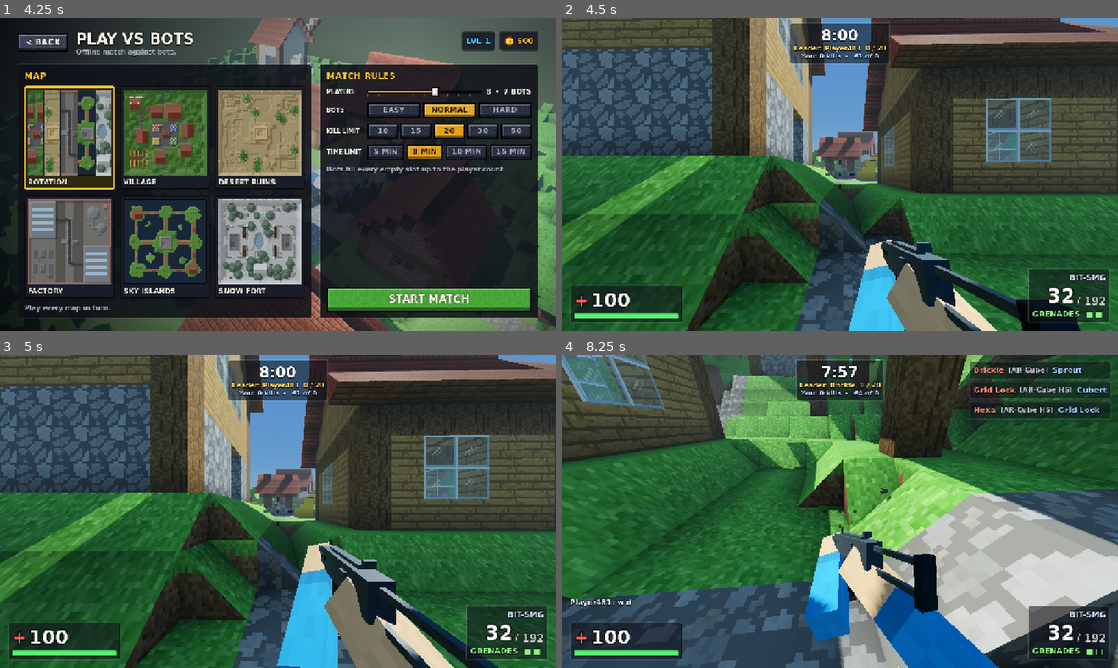
Above: before the commit, frames 1-4 (two rows, left to right).
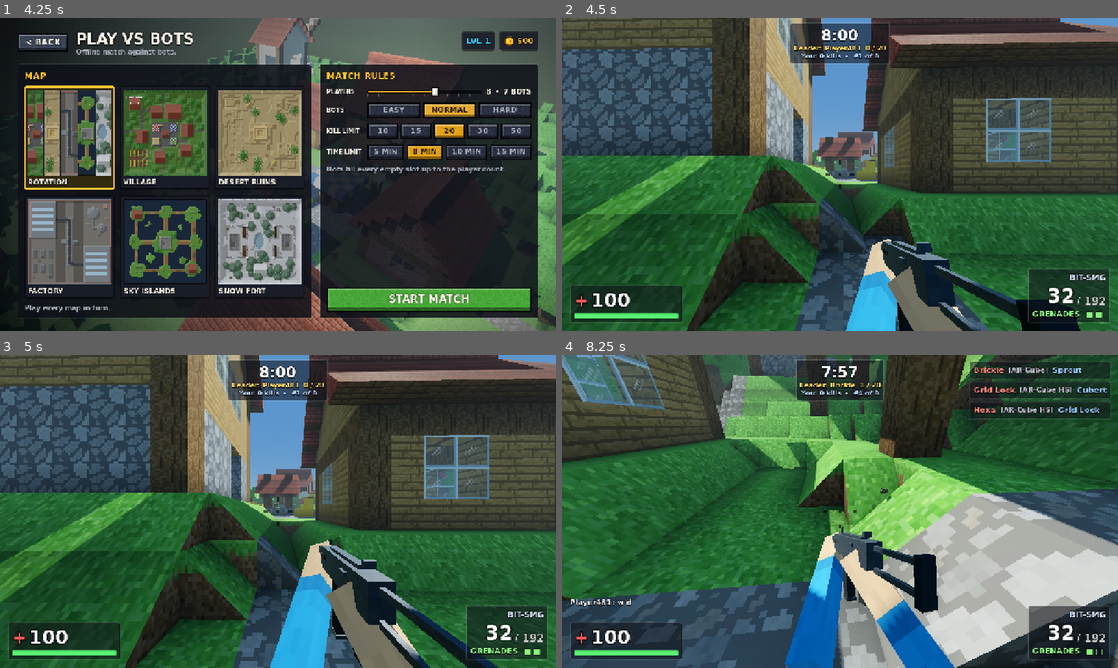
Above: after the commit, the same moments.

Repository: SubToFeralsloth11/timbum
Game: Godot game, scene res://scenes/main_menu.tscn
Two runs of this game, one before a commit and one after it. Both use one fixed random seed, a clock stepped at 60 frames per second and the inputs below.
Inputs (mouse positions are in pixels of both pictures, inside the frame that each line leads up to):
- Up to frame 1 (4.25 s): click "PLAY VS BOTS" at 0.5 s; click "EASY" at 1.25 s; click "EASY" at 2 s; click "NORMAL" at 2.75 s; click "NORMAL" at 3.5 s
- Up to frame 2 (4.5 s): click "START MATCH" at 4.25 s
- Up to frame 3 (5 s): no input
- Up to frame 4 (8.25 s): tap Enter at 5, 8 s; move the mouse to (867, 511) at 5.02 s; hold W (move_forward) 5.03-5.75 s; hold Right mouse button (aim) 5.03-5.75 s; click (867, 511) at 5.17 s; tap Space (jump) at 5.27, 7.25 s; drag from (728, 527) to (812, 574) at 5.77 s; move the mouse to (895, 442) at 6.52 s; hold D (move_right) 6.53-7.25 s; hold Ctrl (crouch) 6.53-7.25 s; drag from (812, 574) to (673, 464) at 7.27 s; move the mouse to (1006, 558) at 8.02 s; hold A (move_left) from 8.03 s (still down); hold G (grenade) from 8.03 s (still down)

Frame 1 is identical in both runs. In frame 2, 1.1% of the frame differs, in the area x 51-79%, y 70-100%; in frame 3, 1.8%; in frame 4, 4.2%, in the area x 40-79%, y 56-100%.

Commit message:
Fix glow emission, enlarge third-person guns, refine viewmodel arms

Diff:
--- a/scripts/models/models.gd
+++ b/scripts/models/models.gd
@@ -8,7 +8,7 @@
 
 ## Guns in third person are drawn this much larger than real-world size so they read well
 ## in chunky blocky hands.
-const THIRD_PERSON_GUN_SCALE := 1.3
+const THIRD_PERSON_GUN_SCALE := 1.5
 ## Avatar pixel size: 32 texels tall = 1.8 m.
 const PX := 1.8 / 32.0
 const ATLAS_SIZE := 64
@@ -1076,8 +1076,8 @@
 			size = Vector3(4, 12, 4) * PX
 		"forearm_r", "forearm_l":
 			atlas_part = "arm_r" if part == "forearm_r" else "arm_l"
-			center = Vector3(0, 0.17, 0)
-			size = Vector3(0.09, 0.42, 0.09)
+			center = Vector3(0, 0.2, 0)
+			size = Vector3(0.08, 0.5, 0.08)
 		_:
 			center = Vector3(0, -3 * PX, 0)
 			size = Vector3(4, 6, 4) * PX
@@ -1085,9 +1085,9 @@
 	var dims: Vector3i = AVATAR_PARTS[atlas_part][1]
 	for face in 6:
 		var r := Rect2(_face_rect(origin, dims, face))
-		# Viewmodel forearms show only the lower two thirds of the arm (cuff and hand).
+		# Viewmodel forearms show the lower three quarters of the arm (sleeve, cuff, hand).
 		if atlas_part != part and face < 4:
-			r = Rect2(r.position.x, r.position.y + 4, r.size.x, r.size.y - 4)
+			r = Rect2(r.position.x, r.position.y + 3, r.size.x, r.size.y - 3)
 		rects.append(r)
 	var k := MeshKit.new()
 	k.atlas_box(0, center, size, rects, Vector2(ATLAS_SIZE, ATLAS_SIZE))
--- a/scripts/models/viewmodel_arms.gd
+++ b/scripts/models/viewmodel_arms.gd
@@ -2,12 +2,15 @@
 extends Node3D
 ## First-person forearms built by Models.build_viewmodel_arms(). The gun's grip sits at the
 ## origin inside the right hand, forward -Z. attach_gun() puts a gun under "GunMount" and moves
-## the left hand onto the gun's "Support" marker; one-handed weapons (knife) hide the left arm.
+## the left hand onto the gun's "Support" marker; one-handed weapons (knife, no Support) hide
+## the left arm and tilt GunMount so the blade points up and inwards, clear of the hand.
 ## Meshes never cast shadows; set visual layers with Models.set_render().
 
-## Elbows sit behind, below and outside the hands, so the forearms run out of a typical view.
-const ELBOW_R := Vector3(0.13, -0.24, 0.42)
-const ELBOW_L := Vector3(-0.22, -0.27, 0.34)
+## Elbows sit below, outside and slightly behind the hands, so the forearms run out of the
+## lower screen corners instead of straight at the camera.
+const ELBOW_R := Vector3(0.17, -0.36, 0.3)
+const ELBOW_L := Vector3(-0.26, -0.34, 0.26)
+const ONE_HANDED_TILT := Vector3(0.35, 0.75, 0.25)
 ## Left-hand point used until a gun is attached (a rifle handguard).
 const DEFAULT_SUPPORT := Vector3(0.0, 0.005, -0.3)
 const RIGHT_HAND := Vector3(0.0, -0.012, 0.012)
@@ -49,10 +52,12 @@
 	fit_to_gun(gun)
 
 
-## Moves the left hand onto `gun`'s Support marker, or hides the left arm if it has none.
+## Moves the left hand onto `gun`'s Support marker; without one (knife) the left arm hides
+## and GunMount takes the one-handed tilt.
 func fit_to_gun(gun: Node3D) -> void:
 	var support := gun.get_node_or_null(^"Support") as Node3D if gun else null
 	_arm_l.visible = support != null
+	_mount.basis = Basis.IDENTITY if support or gun == null else Basis.from_euler(ONE_HANDED_TILT)
 	if support:
 		_place(_arm_l, _mount.transform * (gun.transform * support.position), ELBOW_L)
 
